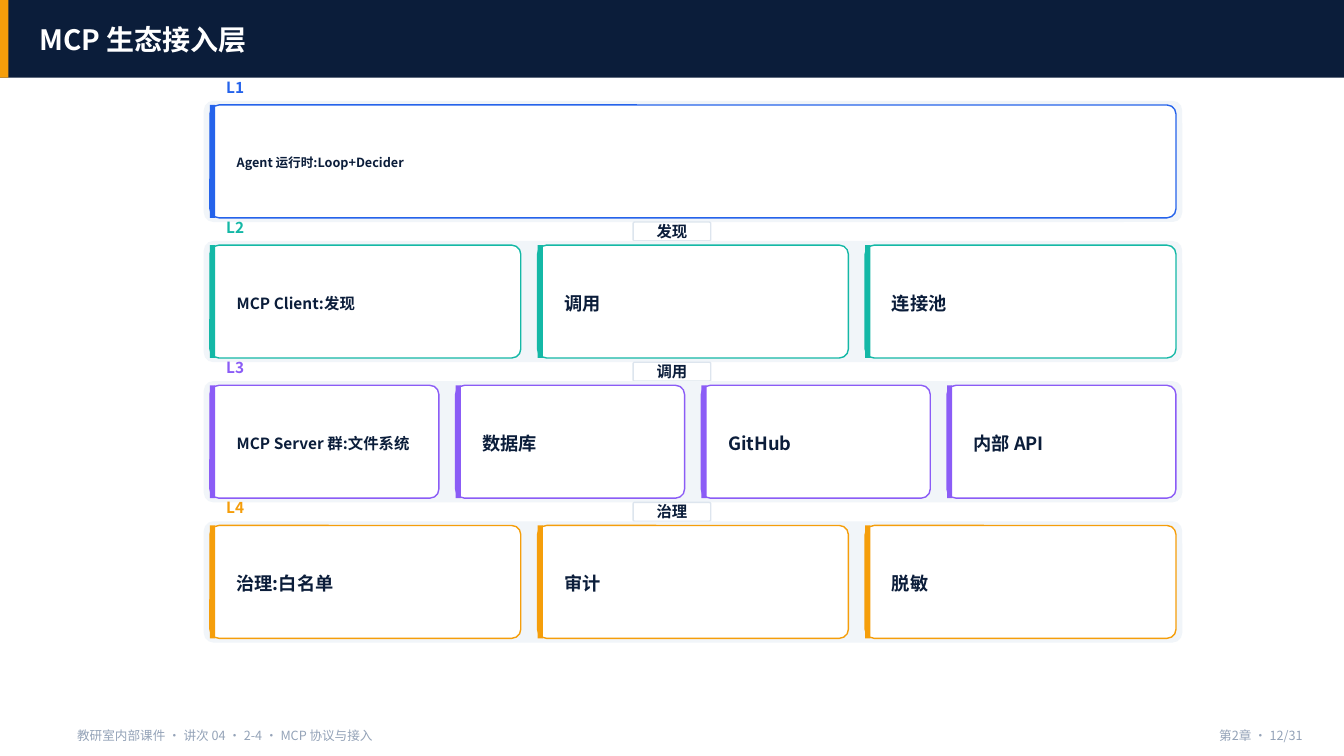
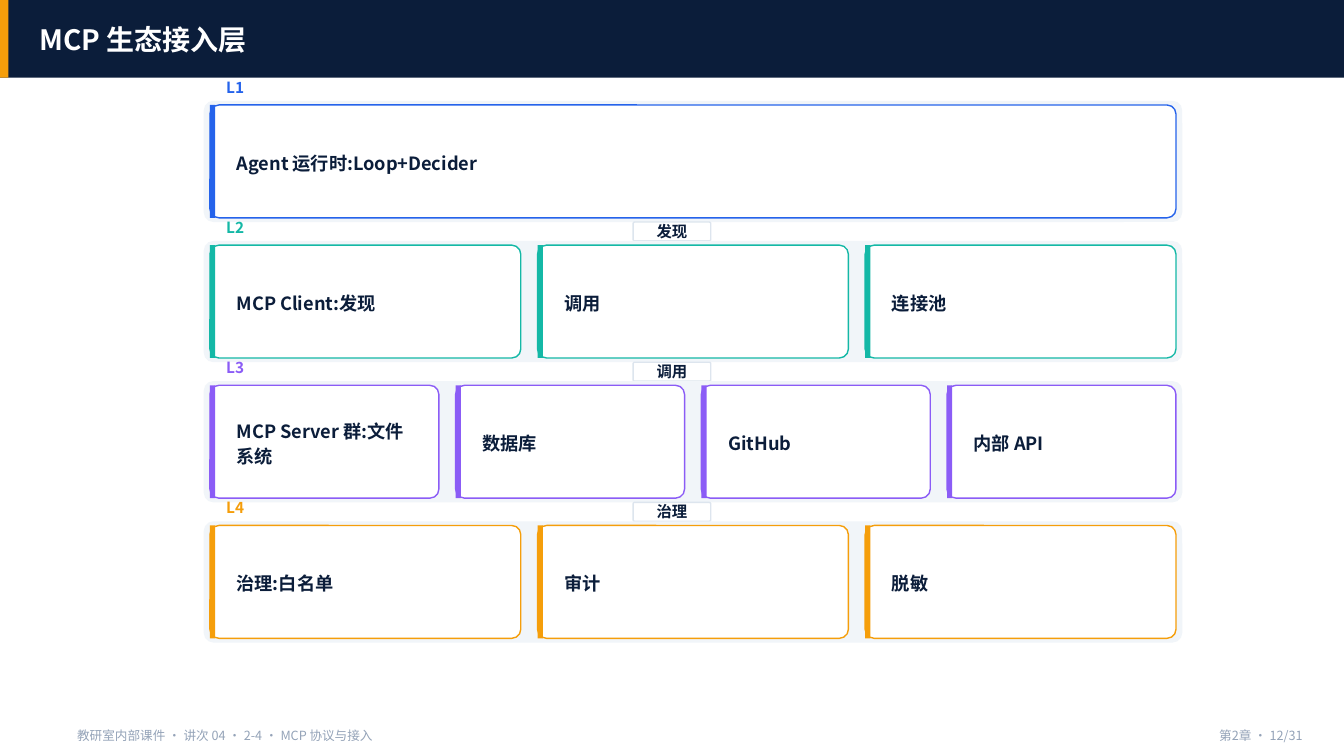
Before and after one commit to tianqiongenze/ai-agent-bootcamp-course, a slide deck: slide 12 of 03-课件PPT/讲次版/第2章-4-讲次 2-4 · MCP 协议与接入.pptx. Drawn at 1344x756 pixels with LibreOffice and Linux fonts; fonts in the diff are those of the drawing. Boxes give left, top, right and bottom in pixels: in the first picture for what was removed or moved away, otherwise in the second. Text is boxed around its words. In the diff, an @@ line names an element or a change of style, - is before the commit and + after.

```diff
--- a/03-课件PPT/讲次版/第2章-4-讲次 2-4 · MCP 协议与接入.pptx
+++ b/03-课件PPT/讲次版/第2章-4-讲次 2-4 · MCP 协议与接入.pptx
@@ text "Agent 运行时:Loop+Decider" at (x1=237, y1=154, x2=477, y2=175): size 9 to 13 pt @@
@@ text "MCP Client:发现" at (x1=237, y1=294, x2=375, y2=312): size 11 to 13 pt @@
@@ text "MCP Server 群:文件系统" at (x1=237, y1=422, x2=403, y2=465): size 11 to 13 pt @@
```
Also in this commit, not shown: 1 other slide changed, 37 other files.
